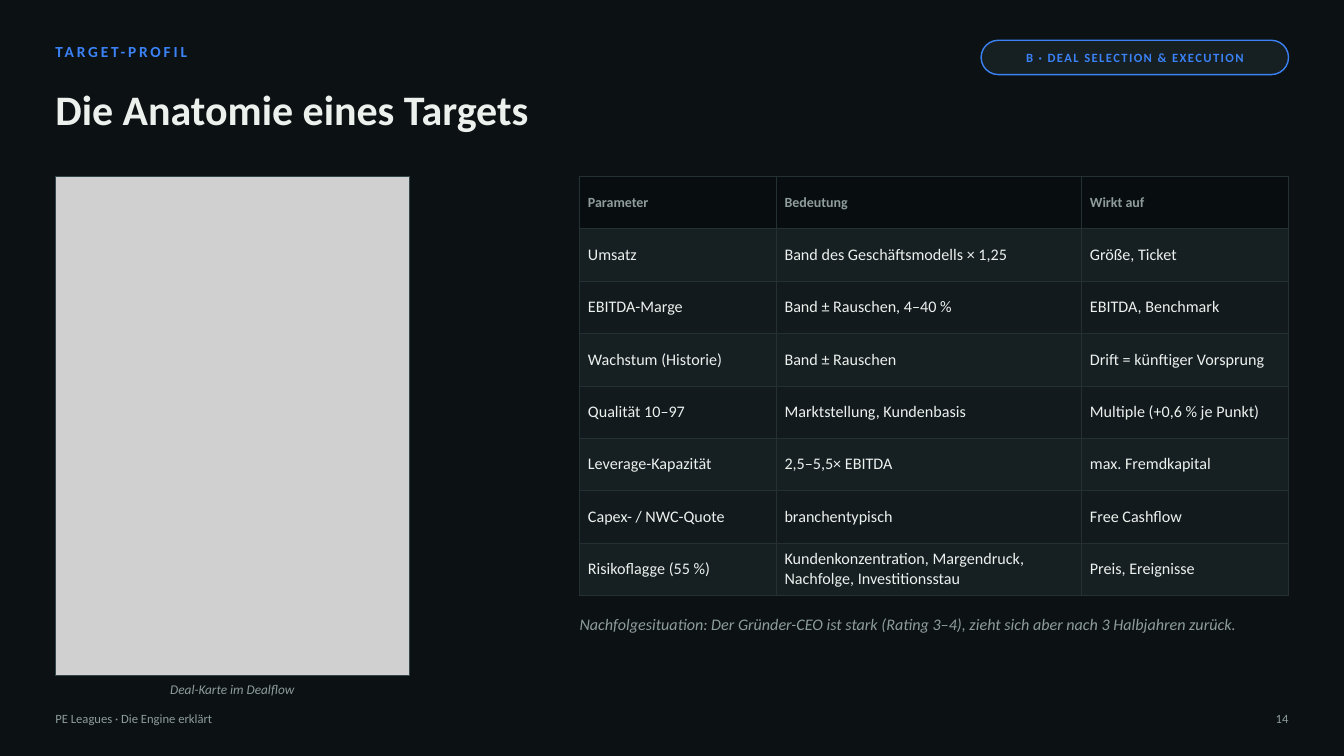
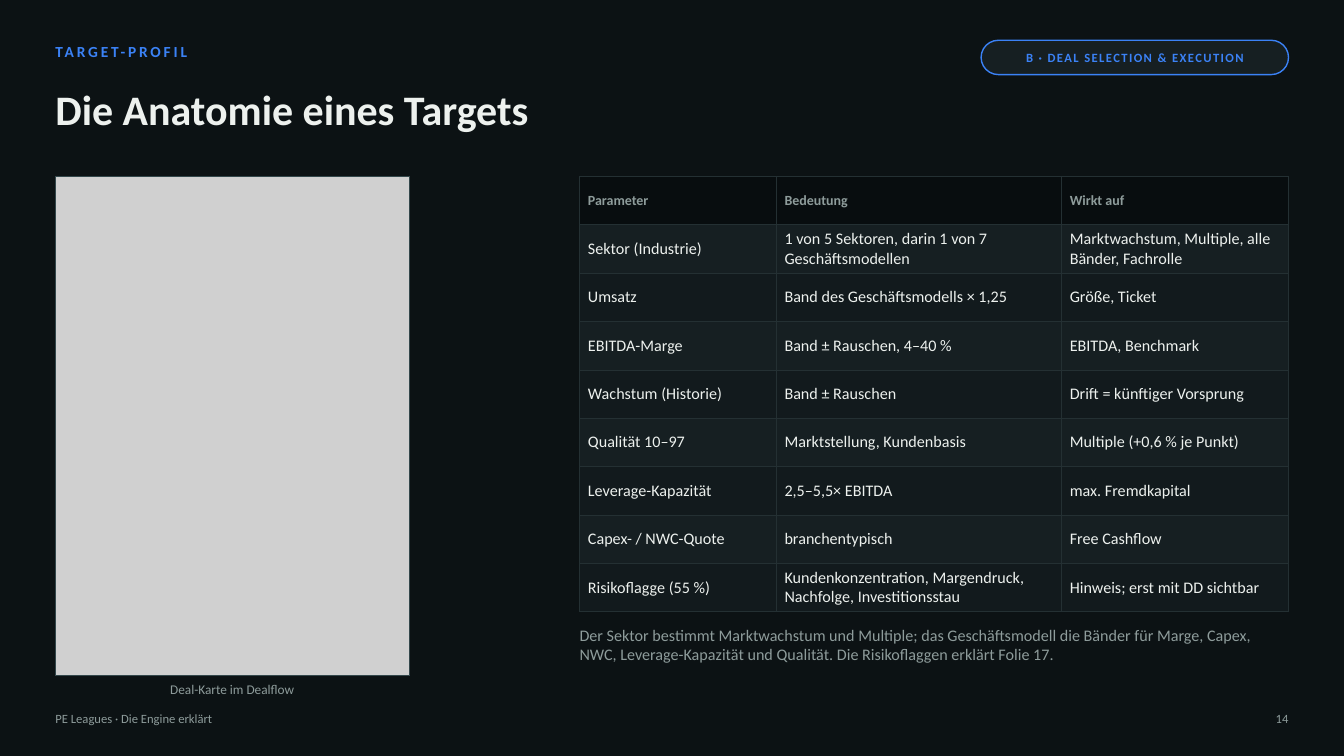
Before and after one commit to thematicum-dev/pe-leagues, a slide deck: slide 14 of docs/lehrmaterial/PE-Leagues_Engine-erklaert.pptx. Drawn at 1344x756 pixels with LibreOffice and Linux fonts; fonts in the diff are those of the drawing; grey boxes stand for pictures. Boxes give left, top, right and bottom in pixels: in the first picture for what was removed or moved away, otherwise in the second. Text is boxed around its words. In the diff, an @@ line names an element or a change of style, - is before the commit and + after.

```diff
--- a/docs/lehrmaterial/PE-Leagues_Engine-erklaert.pptx
+++ b/docs/lehrmaterial/PE-Leagues_Engine-erklaert.pptx
@@ table at bbox=[580, 176, 1289, 609] @@
+row 2: Sektor (Industrie) | 1 von 5 Sektoren, darin 1 von 7 Geschäftsmodellen | Marktwachstum, Multiple, alle Bänder, Fachrolle
-row 9, column 3: Preis, Ereignisse
+row 9, column 3: Hinweis; erst mit DD sichtbar
@@ text at bbox=[580, 630, 1251, 663]: text changed; italic off @@
-Nachfolgesituation: Der Gründer-CEO ist stark (Rating 3–4), zieht sich aber nach 3 Halbjahren zurück.
+Der Sektor bestimmt Marktwachstum und Multiple; das Geschäftsmodell die Bänder für Marge, Capex, NWC, Leverage-Kapazität und Qualität. Die Risikoflaggen erklärt Folie 17.
@@ text "Deal-Karte im Dealflow" at bbox=[170, 685, 295, 694]: italic off @@
```
Also in this commit, not shown: 38 other slides changed, 2 slides added, 1 slide removed, 1 other file.
